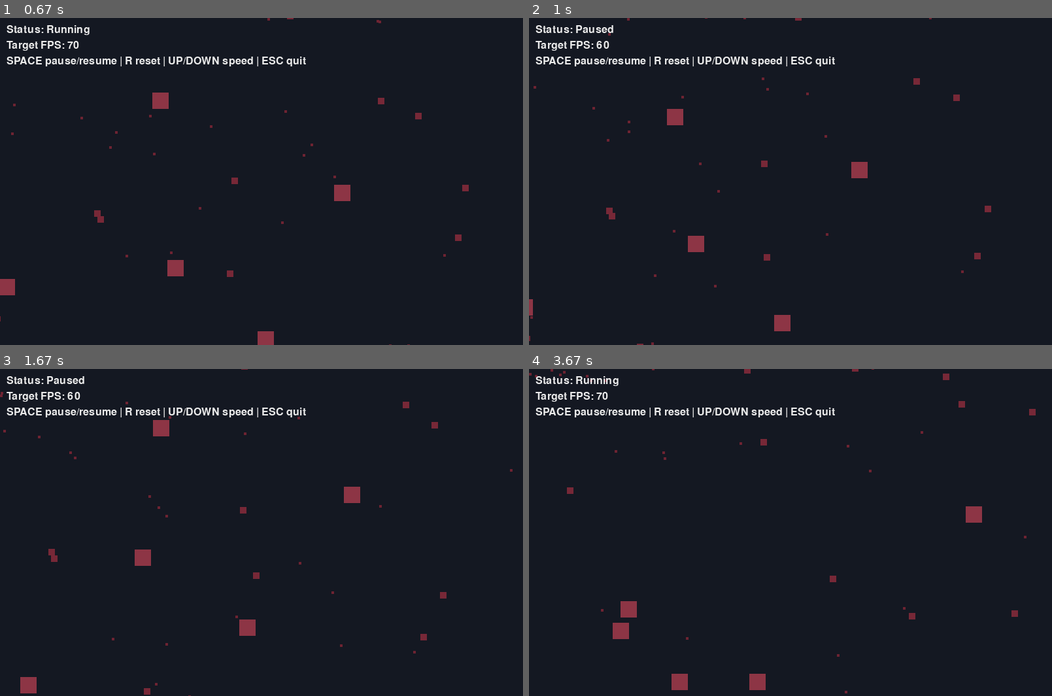
Above: before the commit, frames 1-4 (two rows, left to right).
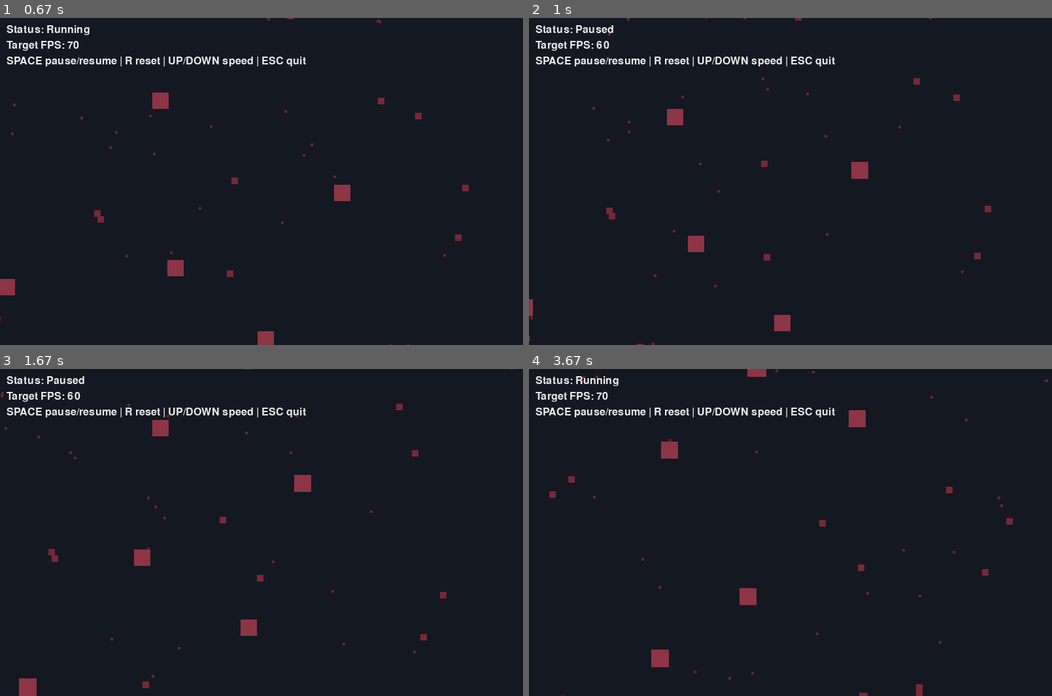
Above: after the commit, the same moments.

Repository: ynehme-coder/lab8-pygame
Game: pygame game, started from main.py
Two runs of this game, one before a commit and one after it. Both use one fixed random seed, a clock stepped at 60 frames per second and the inputs below.
Inputs:
- Up to frame 1 (0.67 s): hold Up from 0.33 s (still down)
- Up to frame 2 (1 s): release Up at 0.8 s; hold Down from 0.83 s (still down); tap Space at 0.9 s
- Up to frame 3 (1.67 s): release Down at 1.13 s; hold Up 1.17-1.53 s; tap Space at 1.23, 1.63 s; hold Down from 1.57 s (still down)
- Up to frame 4 (3.67 s): release Down at 1.93 s; hold Up 1.97-2.27 s; tap Space at 2.03, 2.37, 2.7, 3.1, 3.5 s; hold Down 2.3-2.6 s; hold Up 2.63-3 s; hold Down 3.03-3.4 s; hold Up from 3.43 s (still down)

Frame 1 is identical in both runs. In frame 2, less than 0.1% of the frame differs, in the area x 0-72%, y 20-100%; in frame 3, 0.8%; in frame 4, 2.2%, in the area x 0-100%, y 0-100%.

Commit message:
exam: q6 - eating++

Diff:
--- a/main.py
+++ b/main.py
@@ -290,7 +290,7 @@
 
 ##################################################################
 
-###Q5
+###Q5 and Q6
 
 def eat(square: Square, all_squares: list[Square]) -> None:
     for other in all_squares[:]:  # copy to avoid list modification issues
@@ -299,9 +299,17 @@
 
         if check_collision(square, other):
             if square.size > other.size:
+                #Q6 growth + speed
+                growth = other.size * 0.3
+                square.size = min(MAX_SQUARE_SIZE, int(square.size + growth))
+                square.max_speed = MAX_SPEED - (square.size - MIN_SQUARE_SIZE) * (MAX_SPEED - 5) / (
+                    MAX_SQUARE_SIZE - MIN_SQUARE_SIZE
+                )
+
                 all_squares.remove(other)
                 all_squares.append(create_square(other.size))
             elif other.size > square.size:
+
                 all_squares.remove(square)
                 all_squares.append(create_square(square.size))
                 return
